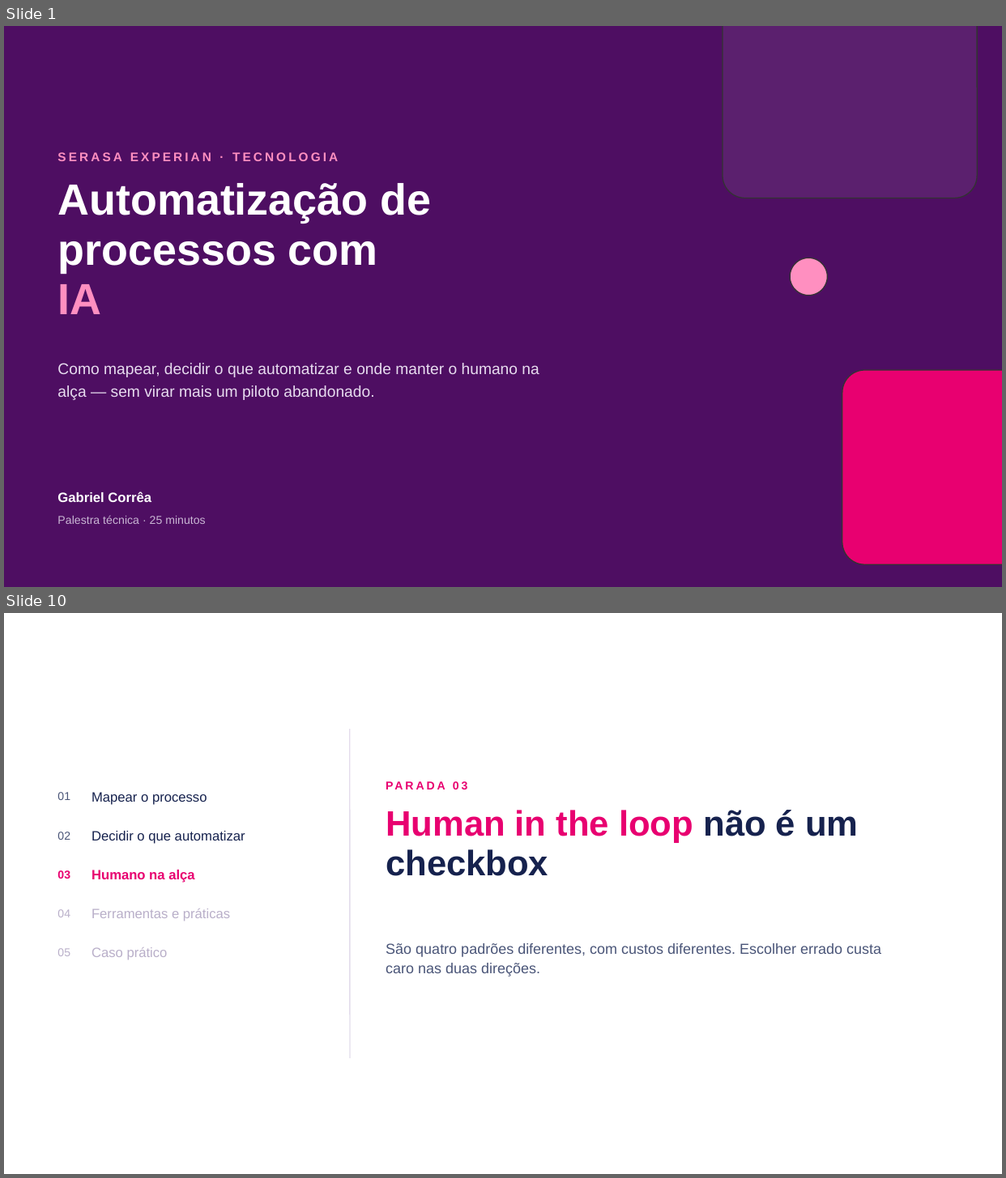
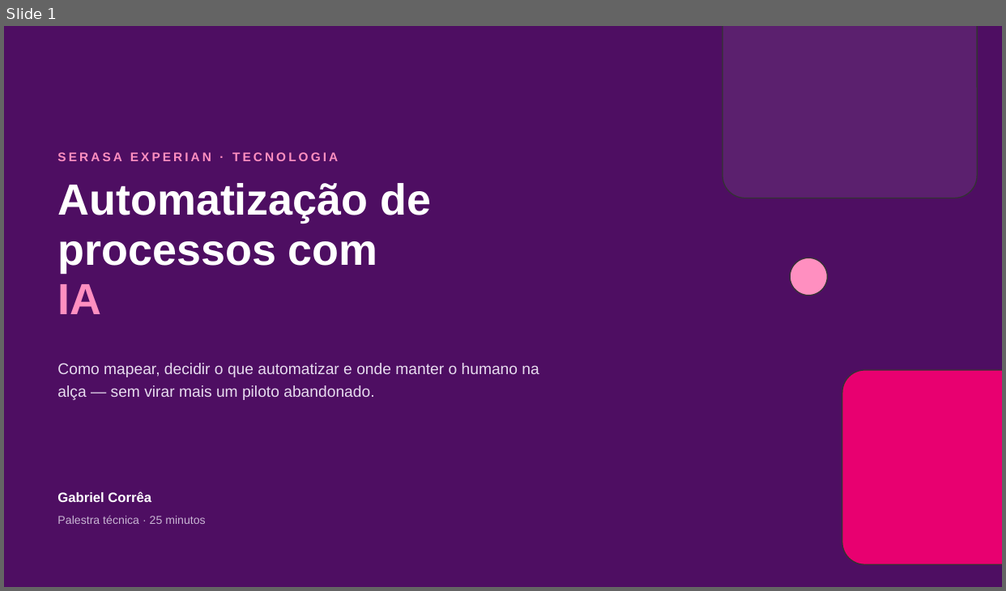
Before and after one commit to gabrcs/casamentos-app, a slide deck: talks/serasa-ia-automacao/deck.pptx. Shown one above the other, each under a label of ours: slides 1 and 10 before the commit, slide 1 after it; the slides between them are not shown. The pictures are 1006x1178 and 1006x591 pixels, drawn with LibreOffice and Linux fonts; fonts in the diff are those of the drawing. Boxes give left, top, right and bottom in pixels: in the first picture for what was removed or moved away, otherwise in the second. Text is boxed around its words. In the diff, an @@ line names an element or a change of style, - is before the commit and + after.

```diff
--- a/talks/serasa-ia-automacao/deck.pptx
+++ b/talks/serasa-ia-automacao/deck.pptx
@@ slide 10 removed at [4, 613, 1002, 1174], background #FFFFFF @@
@@ line removed from (350, 729) to (350, 1059) @@
@@ text removed at [386, 774, 835, 796] @@
-PARADA 03
@@ text removed at [57, 792, 70, 800] @@
-01
@@ text removed at [91, 792, 207, 805] @@
-Mapear o processo
@@ text removed at [91, 831, 245, 844] @@
-Decidir o que automatizar
@@ text removed at [386, 810, 858, 876] @@
-Human in the loop não é um checkbox
@@ text removed at [57, 832, 70, 840] @@
-02
@@ text removed at [57, 871, 70, 879] @@
-03
@@ text removed at [91, 870, 194, 883] @@
-Humano na alça
@@ text removed at [57, 909, 70, 918] @@
-04
@@ text removed at [91, 909, 230, 921] @@
-Ferramentas e práticas
@@ text removed at [57, 948, 70, 956] @@
-05
@@ text removed at [91, 948, 168, 960] @@
-Caso prático
@@ text removed at [386, 943, 881, 977] @@
-São quatro padrões diferentes, com custos diferentes. Escolher errado custa caro nas duas direções.
```
Also in this commit, not shown: 6 slides changed, 9 slides added, 12 other slides removed, 4 other files.
